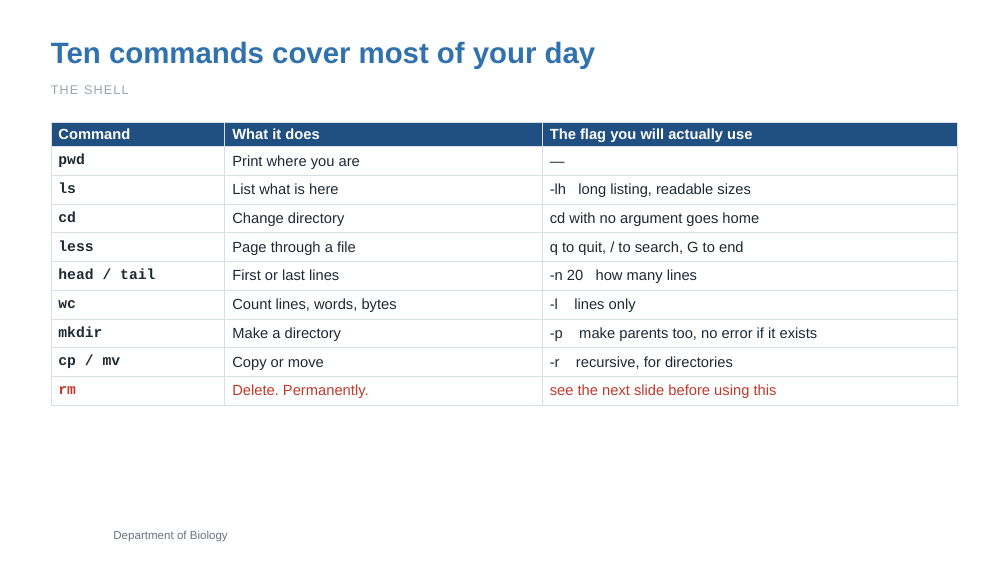
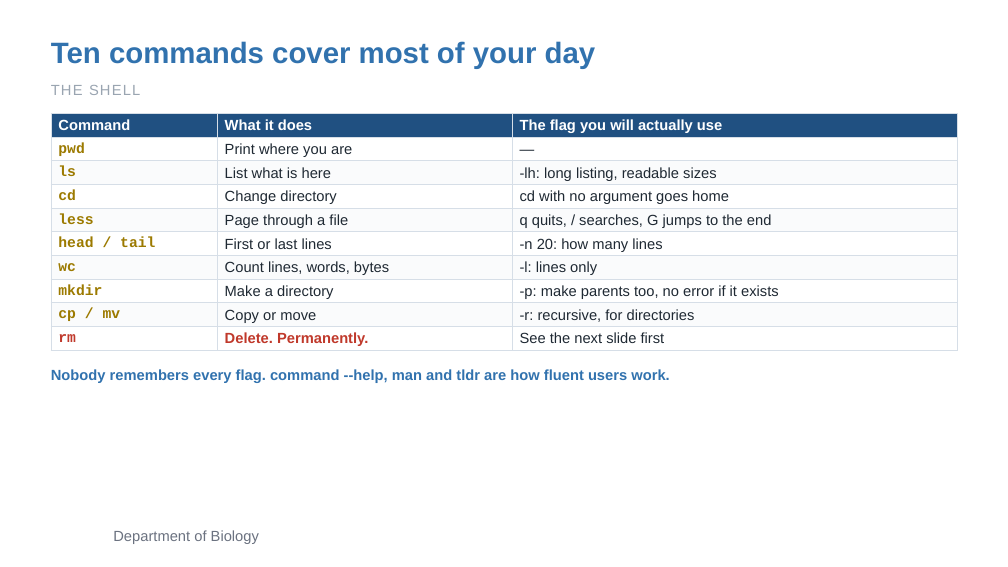
Before and after one commit to zhan4429/TuftsAppliedBioinfo, a slide deck: slide 11 of slides/week-01/Week01_Session1_CommandLine_Text_Git.pptx. Drawn at 1008x567 pixels with LibreOffice and Linux fonts; fonts in the diff are those of the drawing; background and template pictures are left out. Boxes give left, top, right and bottom in pixels: in the first picture for what was removed or moved away, otherwise in the second. Text is boxed around its words. In the diff, an @@ line names an element or a change of style, - is before the commit and + after.

```diff
--- a/slides/week-01/Week01_Session1_CommandLine_Text_Git.pptx
+++ b/slides/week-01/Week01_Session1_CommandLine_Text_Git.pptx
@@ text "THE SHELL" at (x1=51, y1=85, x2=140, y2=95): size 12 to 14 pt @@
@@ table at (x1=51, y1=113, x2=957, y2=350) @@
-row 3, column 3: -lh long listing, readable sizes
+row 3, column 3: -lh: long listing, readable sizes
-row 5, column 3: q to quit, / to search, G to end
+row 5, column 3: q quits, / searches, G jumps to the end
-row 6, column 3: -n 20 how many lines
+row 6, column 3: -n 20: how many lines
-row 7, column 3: -l lines only
+row 7, column 3: -l: lines only
-row 8, column 3: -p make parents too, no error if it exists
+row 8, column 3: -p: make parents too, no error if it exists
-row 9, column 3: -r recursive, for directories
+row 9, column 3: -r: recursive, for directories
-row 10, column 3: see the next slide before using this
+row 10, column 3: See the next slide first
@@ fill none to #FFFFFF in 15 cells @@
@@ fill none to #FAFBFC in 12 cells @@
@@ text colour #1F2933 to #9C7A00 in "pwd", "ls", "cd", "less" and 4 more places @@
@@ bold on in "Delete. Permanently." @@
@@ line spacing 1 to 16.8pt @@
@@ table resized from (x1=51, y1=123, x2=957, y2=406) to (x1=51, y1=113, x2=957, y2=350) @@
@@ text added at (x1=51, y1=369, x2=669, y2=383), 14 pt, text #3172AE, bold @@
+Nobody remembers every flag. command --help, man and tldr are how fluent users work.
@@ text "Department of Biology" at (x1=113, y1=530, x2=259, y2=544): size 11 to 14 pt @@
```
Also in this commit, not shown: 19 other slides changed, 4 other files.
